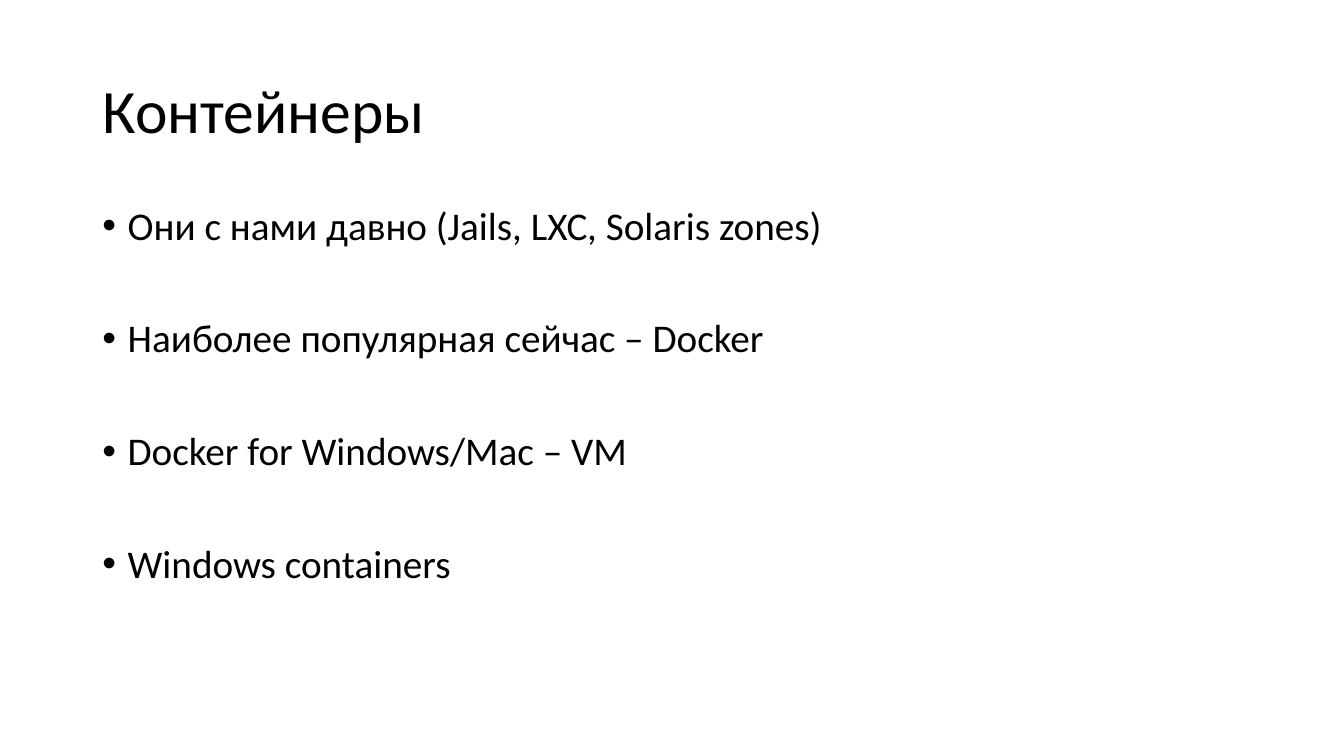
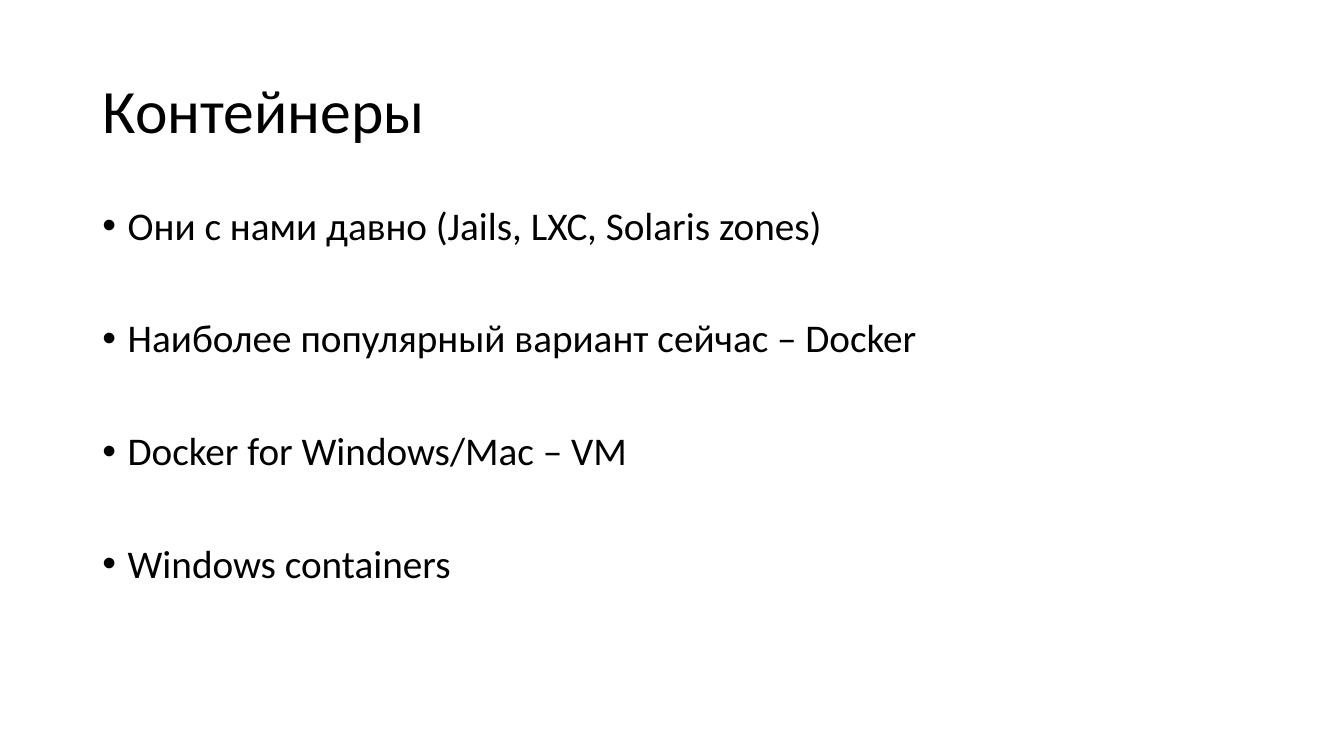
Before and after one commit to aensidhe/presentations, a slide deck: slide 13 of 2017/10/net core and linux in production.pptx (slide 10 before the commit). Drawn at 1344x756 pixels with LibreOffice and Linux fonts; fonts in the diff are those of the drawing. Boxes give left, top, right and bottom in pixels: in the first picture for what was removed or moved away, otherwise in the second. Text is boxed around its words. In the diff, an @@ line names an element or a change of style, - is before the commit and + after.

```diff
--- a/2017/10/net core and linux in production.pptx
+++ b/2017/10/net core and linux in production.pptx
@@ text at [128,324,916,359]: text changed @@
-• Наиболее популярная сейчас – Docker
+• Наиболее популярный вариант сейчас – Docker
```
Also in this commit, not shown: 10 other slides changed, 2 slides added.
